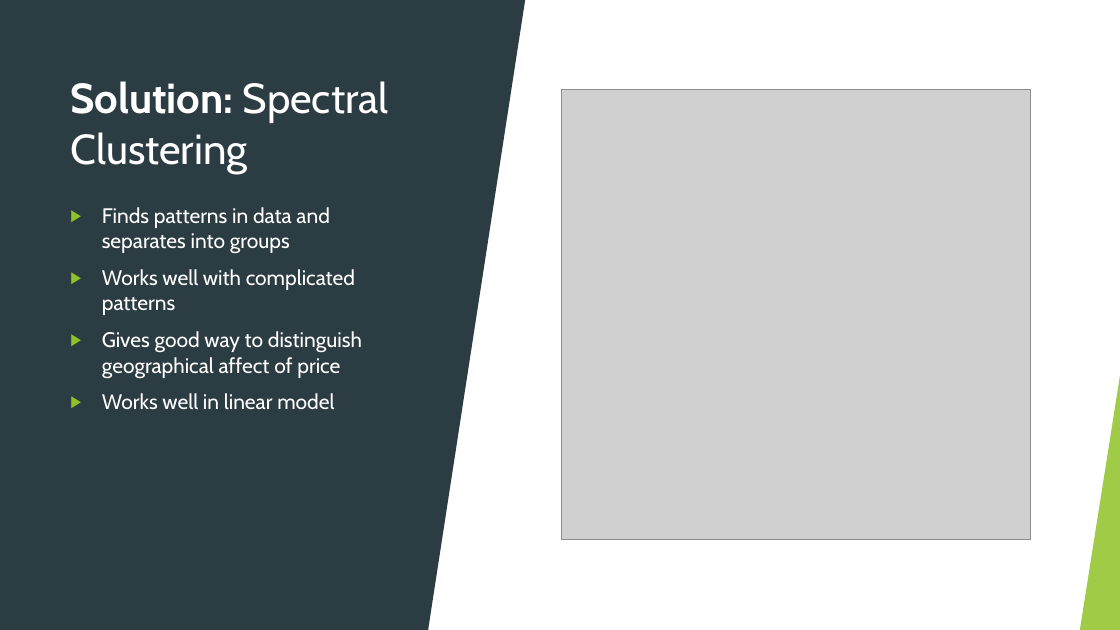
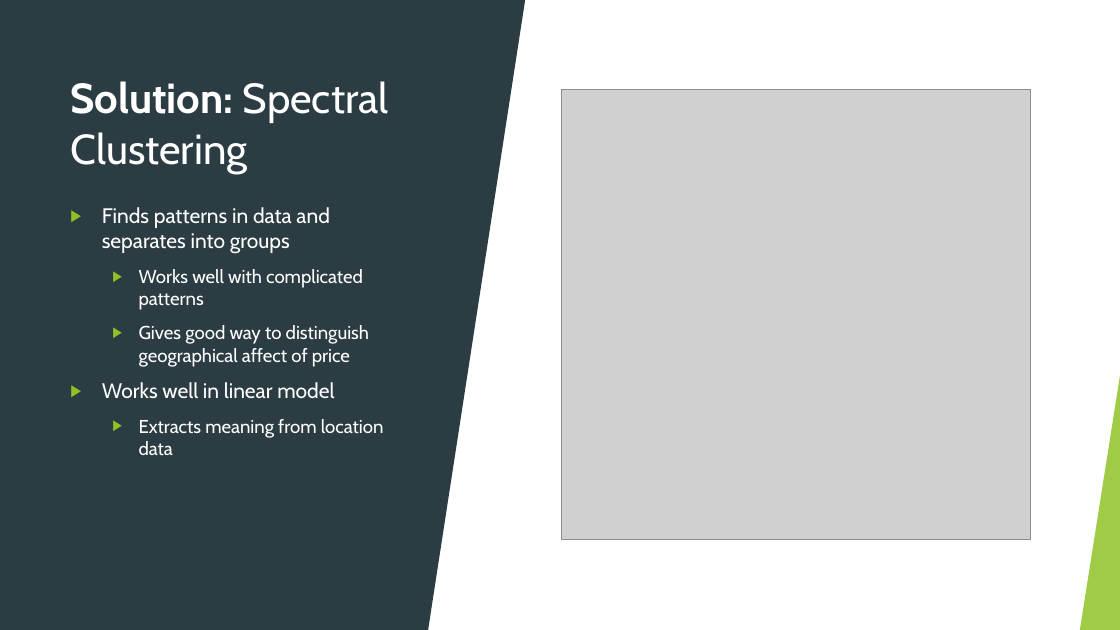
Before and after one commit to arcaputo3/dsc-1-final-project-online-ds-sp-000, a slide deck: slide 5 of Linear Regression Modeling.pptx. Drawn at 1120x630 pixels with LibreOffice and Linux fonts; fonts in the diff are those of the drawing; grey boxes stand for pictures. Boxes give left, top, right and bottom in pixels: in the first picture for what was removed or moved away, otherwise in the second. Text is boxed around its words. In the diff, an @@ line names an element or a change of style, - is before the commit and + after.

```diff
--- a/Linear Regression Modeling.pptx
+++ b/Linear Regression Modeling.pptx
@@ text at (139,269,369,367): size 18 to 16 pt in "Works well with complicated patterns", "Gives good way to distinguish geographical affect ..."; list level 1 to 2 in "Works well with complicated patterns"; list level 1 to 2 in "Gives good way to distinguish ..." @@
@@ text at (139,419,384,455): paragraph added @@
+  ▶ Extracts meaning from location data
```
Also in this commit, not shown: 1 other slide changed, 1 slide added, 1 other file.
